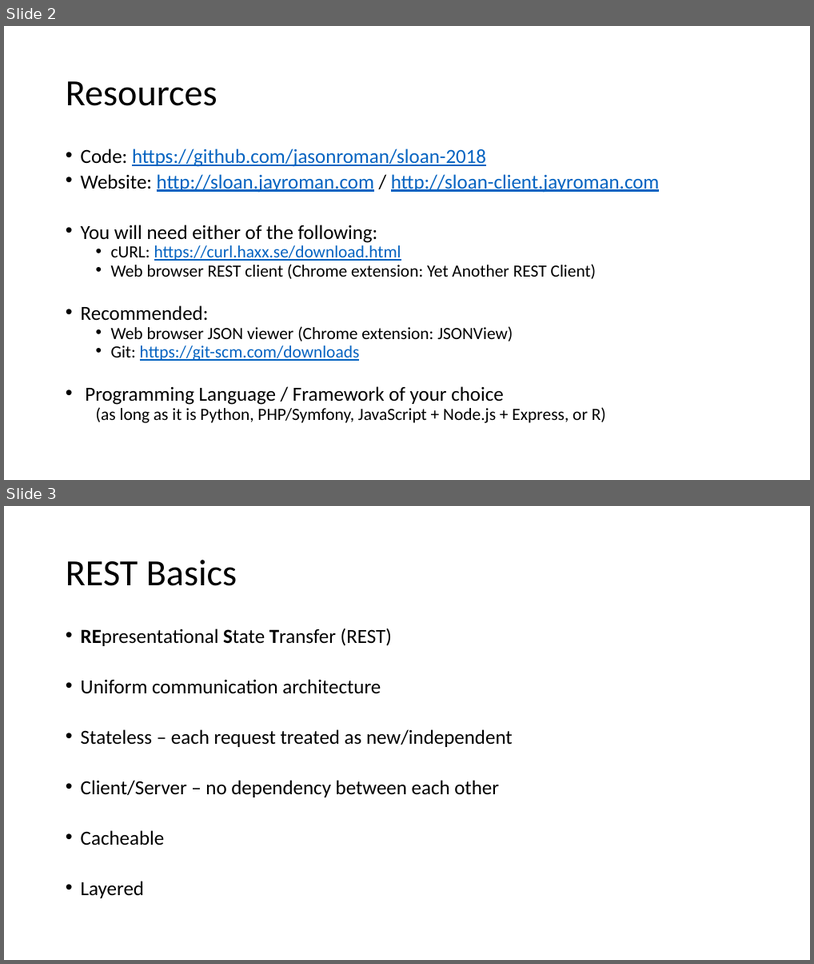
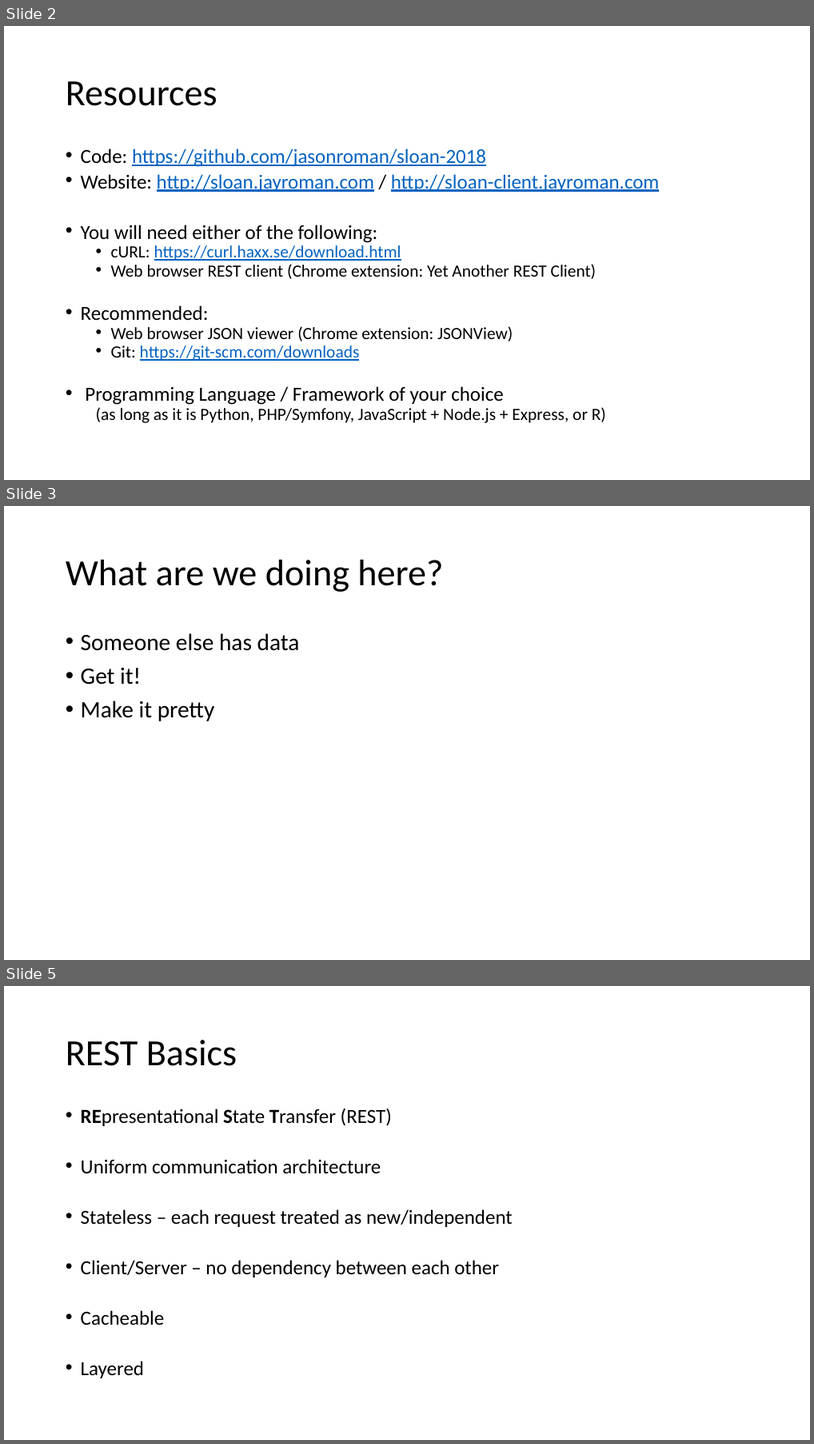
Before and after one commit to jasonroman/sloan-2018, a slide deck: presentation/rest-api-json-graphing.pptx. Shown one above the other, each under a label of ours: slides 2 and 3 before the commit, slides 2, 3 and 5 after it; the slides between them are not shown. The pictures are 814x964 and 814x1444 pixels, drawn with LibreOffice and Linux fonts; fonts in the diff are those of the drawing. Boxes give left, top, right and bottom in pixels: in the first picture for what was removed or moved away, otherwise in the second. Text is boxed around its words. In the diff, an @@ line names an element or a change of style, - is before the commit and + after.

```diff
--- a/presentation/rest-api-json-graphing.pptx
+++ b/presentation/rest-api-json-graphing.pptx
@@ slide 3 added at bbox=[4, 506, 810, 960], background #FFFFFF @@
@@ title added at bbox=[66, 560, 443, 592], 44 pt, text #000000 @@
+What are we doing here?
@@ text added at bbox=[81, 633, 300, 721], 28 pt, text #000000 @@
+• Someone else has data
+• Get it!
+• Make it pretty
@@ what was slide 3 is now slide 5 @@
```
Also in this commit, not shown: 6 slides changed, 1 other slide added, 5 other files.
